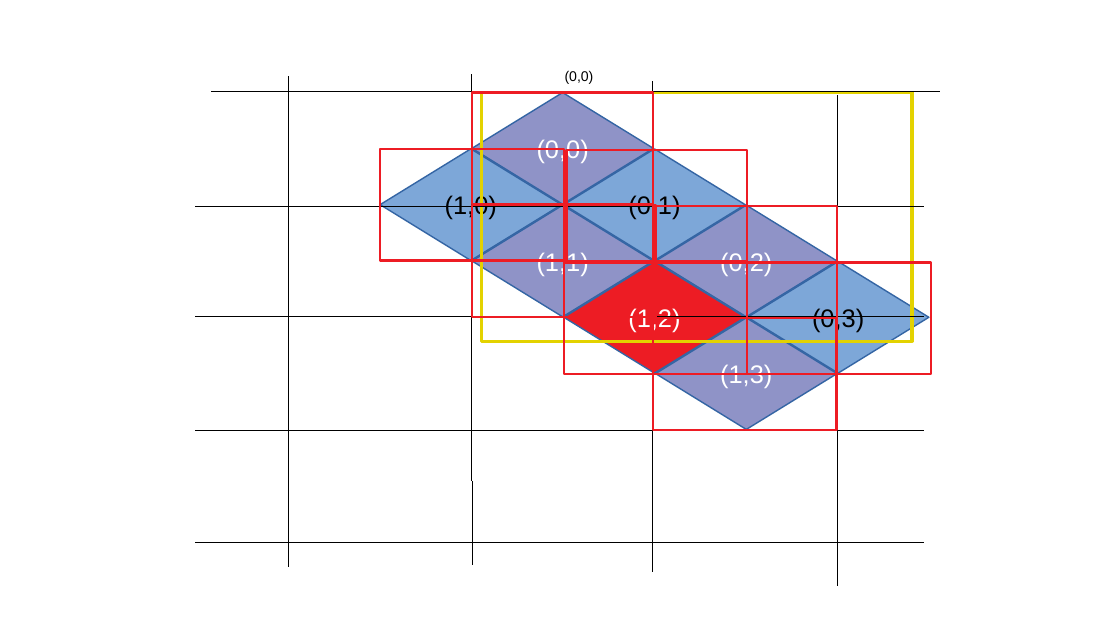
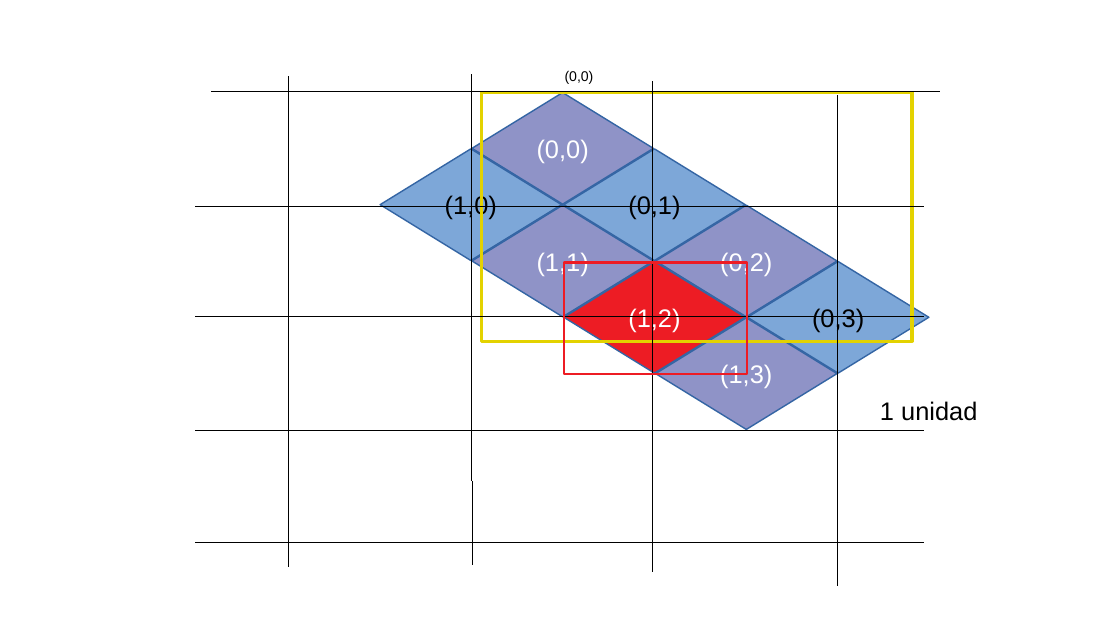
Before and after one commit to santiaaba/isometric, a slide deck: slide 3 of doc/analisis.odp (slide 2 before the commit). Drawn at 1120x630 pixels with LibreOffice and Linux fonts; fonts in the diff are those of the drawing. Boxes give left, top, right and bottom in pixels: in the first picture for what was removed or moved away, otherwise in the second. Text is boxed around its words. In the diff, an @@ line names an element or a change of style, - is before the commit and + after.

```diff
--- a/doc/analisis.odp
+++ b/doc/analisis.odp
@@ rectangle removed at [473, 92, 654, 204] @@
@@ rectangle removed at [380, 149, 564, 261] @@
@@ rectangle removed at [567, 150, 748, 262] @@
@@ rectangle removed at [473, 205, 657, 317] @@
@@ rectangle removed at [654, 206, 837, 318] @@
@@ rectangle removed at [748, 262, 932, 374] @@
@@ rectangle removed at [654, 318, 837, 430] @@
@@ text added at [880, 401, 977, 421], 18 pt, text #000000 @@
+1 unidad
```
Also in this commit, not shown: 1 other slide changed, 4 slides added, 11 other files.
